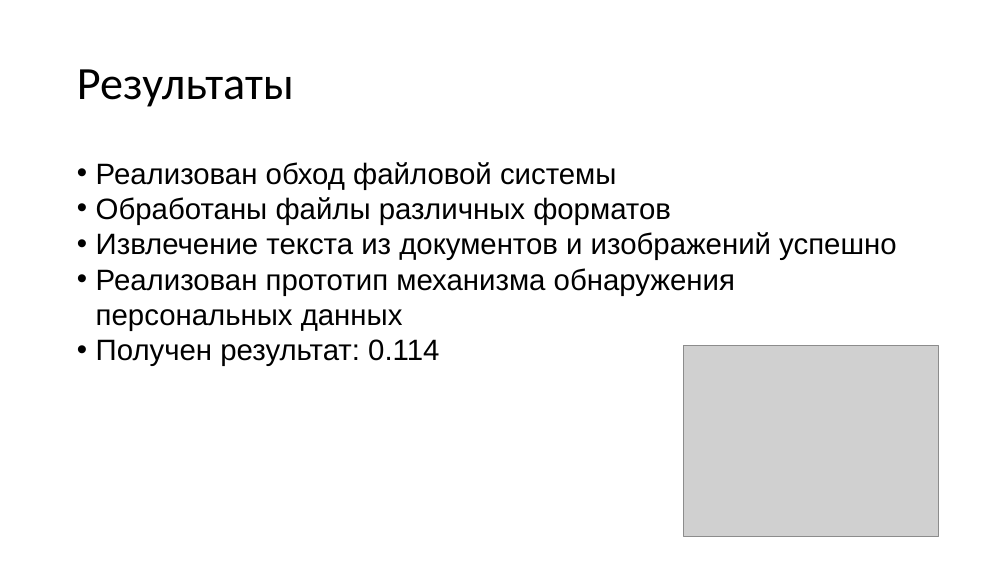
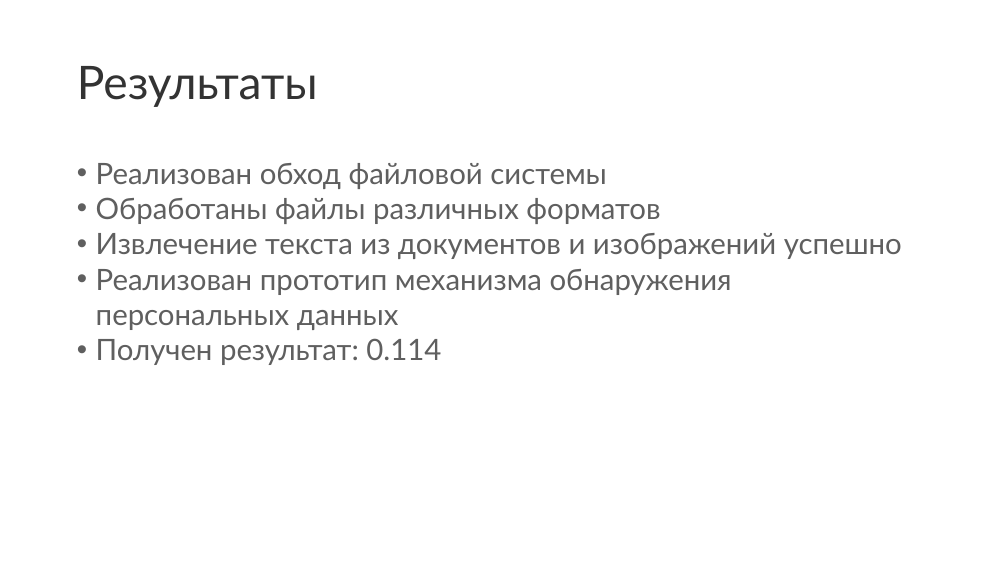
Before and after one commit to IndesFormao/Hackaton_2026_KK, a slide deck: slide 11 of Hakaton_KK.pptx. Drawn at 1008x567 pixels with LibreOffice and Linux fonts; fonts in the diff are those of the drawing; grey boxes stand for pictures. Boxes give left, top, right and bottom in pixels: in the first picture for what was removed or moved away, otherwise in the second. Text is boxed around its words. In the diff, an @@ line names an element or a change of style, - is before the commit and + after.

```diff
--- a/Hakaton_KK.pptx
+++ b/Hakaton_KK.pptx
@@ title "Результаты" at [77,66,318,107]: font Calibri to Lato, text colour #000000 to #333333 @@
@@ text "Реализован обход файловой системы" at [96,163,902,365]: font Arial to Lato, text colour #000000 to #5F5F5F @@
@@ picture removed at [684,346,938,537] @@
```
Also in this commit, not shown: 12 other slides changed.
